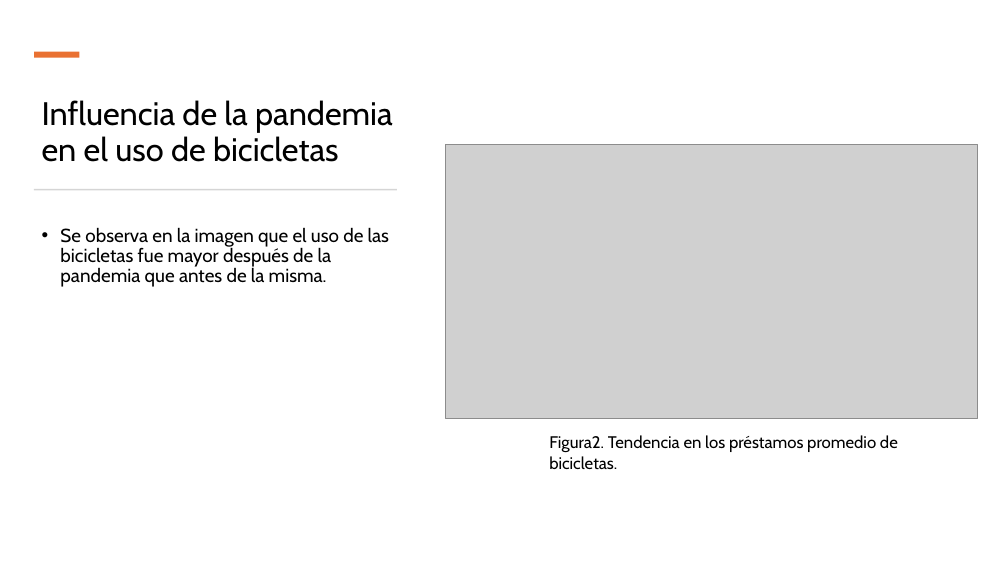
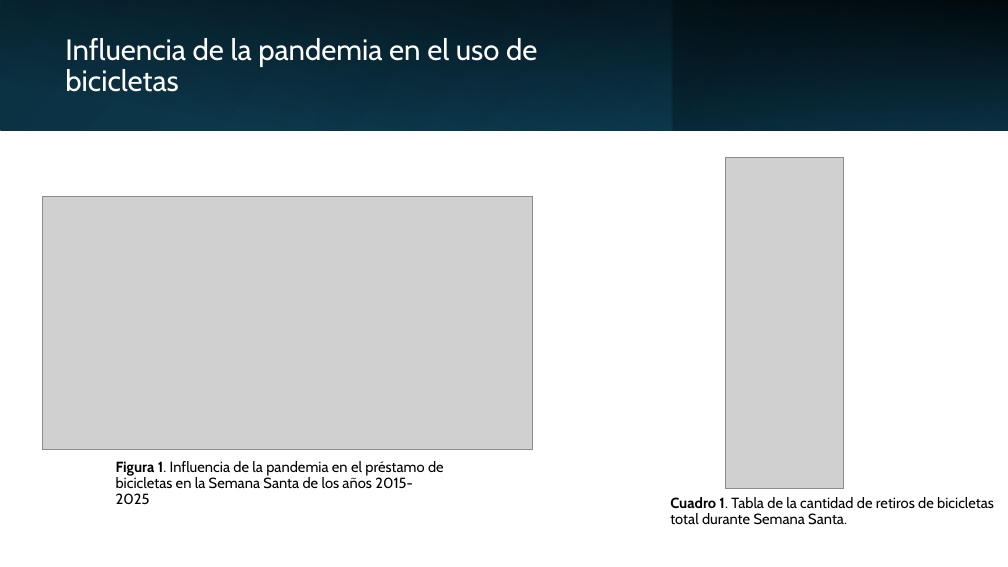
Before and after one commit to Ari-Castellanos/Proyecto-1-Seminario-2, a slide deck: slide 4 of Proyecto1_Seminario2.pptx (slide 6 before the commit). Drawn at 1008x567 pixels with LibreOffice and Linux fonts; fonts in the diff are those of the drawing; grey boxes stand for pictures. Boxes give left, top, right and bottom in pixels: in the first picture for what was removed or moved away, otherwise in the second. Text is boxed around its words. In the diff, an @@ line names an element or a change of style, - is before the commit and + after.

```diff
--- a/Proyecto1_Seminario2.pptx
+++ b/Proyecto1_Seminario2.pptx
@@ rectangle added at <box>0,0,1008,130</box>, fill gradient #0B3041 to #104862 @@
@@ rectangle added at <box>0,0,1008,130</box>, fill gradient #000000 @@
@@ title "Influencia de la pandemia en ...": place and size @@
-title "Influencia de la pandemia en ..." at <box>42,100,393,162</box>
+title "Influencia de la pandemia en ..." at <box>65,38,537,92</box>
@@ title "Influencia de la pandemia en ..." at <box>65,38,537,92</box>: size 31 to 28 pt, text colour #000000 to #FFFFFF; vertical alignment bottom to middle @@
@@ rectangle added at <box>316,0,672,130</box>, fill gradient #156082 to #0B3041 @@
@@ rectangle added at <box>672,0,1008,130</box>, fill gradient #0B3041 to #156082 @@
@@ rectangle removed at <box>34,51,79,57</box> @@
@@ picture added at <box>726,157,844,488</box> @@
@@ rectangle removed at <box>34,189,397,191</box> @@
@@ picture: place and size @@
-picture at <box>445,144,978,419</box>
+picture at <box>42,197,533,449</box>
@@ text removed at <box>60,227,389,287</box> @@
-• Se observa en la imagen que el uso de las bicicletas fue mayor después de la pandemia que antes de la misma.
@@ text "Figura 1. Influencia de la ..." at <box>116,461,444,505</box>: vertical alignment top to middle @@
@@ text at <box>116,461,444,505</box>: text changed; size 16 to 14 pt @@
-Figura2. Tendencia en los préstamos promedio de bicicletas.
+Figura 1. Influencia de la pandemia en el préstamo de bicicletas en la Semana Santa de los años 2015-2025
@@ text added at <box>670,497,994,525</box>, 14 pt, text #000000 @@
+Cuadro 1. Tabla de la cantidad de retiros de bicicletas total durante Semana Santa.
```
Also in this commit, not shown: 4 other slides changed, 1 slide added, 1 slide removed.
